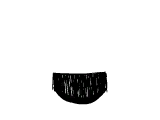
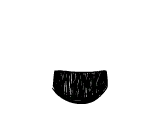
Revision of a layered 160 x 120 image; what changed, layer by layer:
added layer "Layer #1" above "Layer" over [52, 70, 108, 104]
hid "Layer" over [52, 71, 108, 105]
